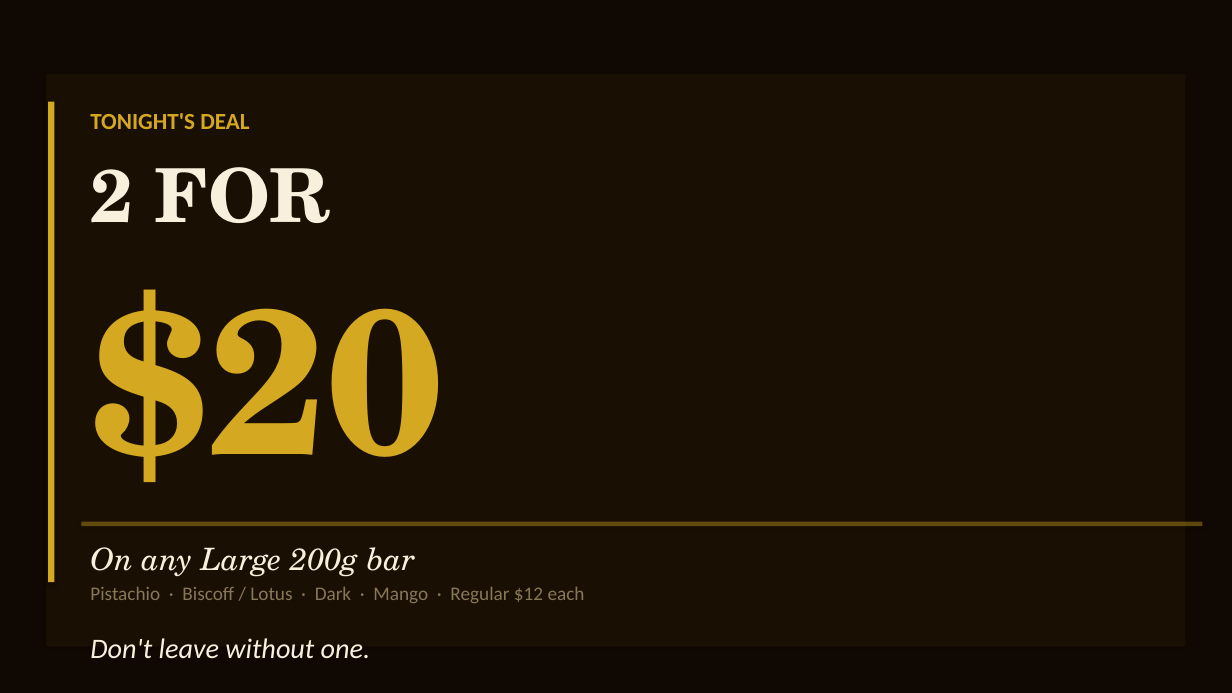
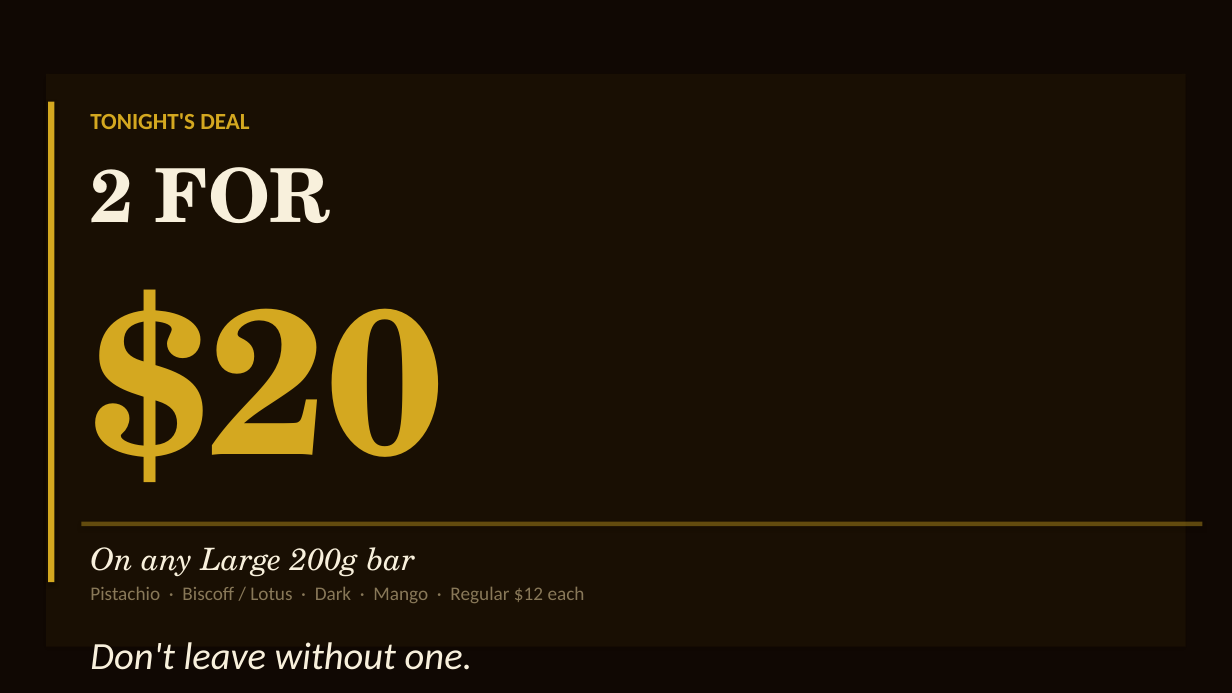
Before and after one commit to mnfadawi/hi, a slide deck: slide 6 of sahara-bites-fun-fair.pptx. Drawn at 1232x693 pixels with LibreOffice and Linux fonts; fonts in the diff are those of the drawing. Boxes give left, top, right and bottom in pixels: in the first picture for what was removed or moved away, otherwise in the second. Text is boxed around its words. In the diff, an @@ line names an element or a change of style, - is before the commit and + after.

```diff
--- a/sahara-bites-fun-fair.pptx
+++ b/sahara-bites-fun-fair.pptx
@@ text "Don't leave without one." at (90,642,473,670): size 22 to 30 pt @@
```
Also in this commit, not shown: 3 other slides changed.
